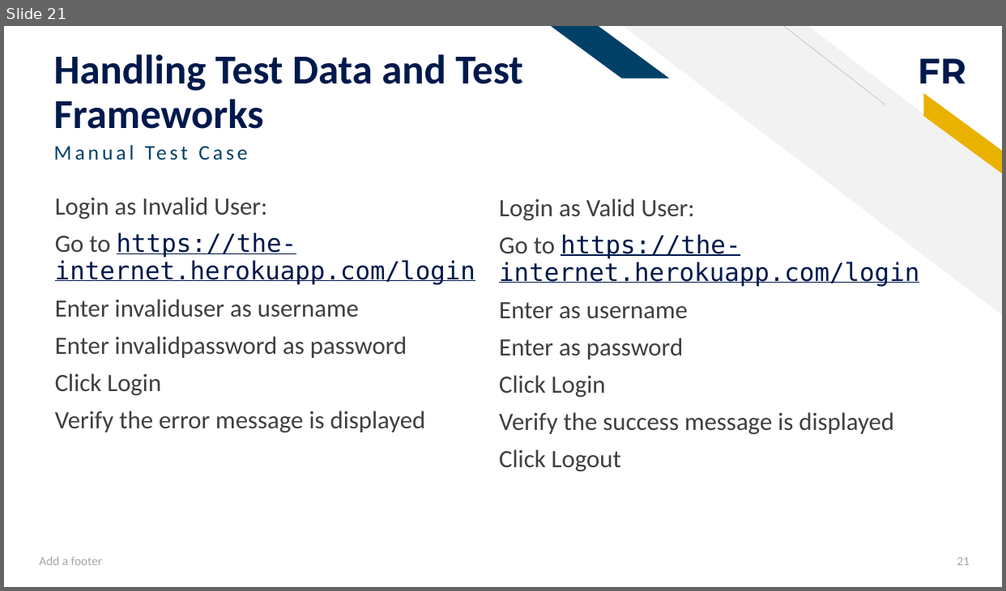
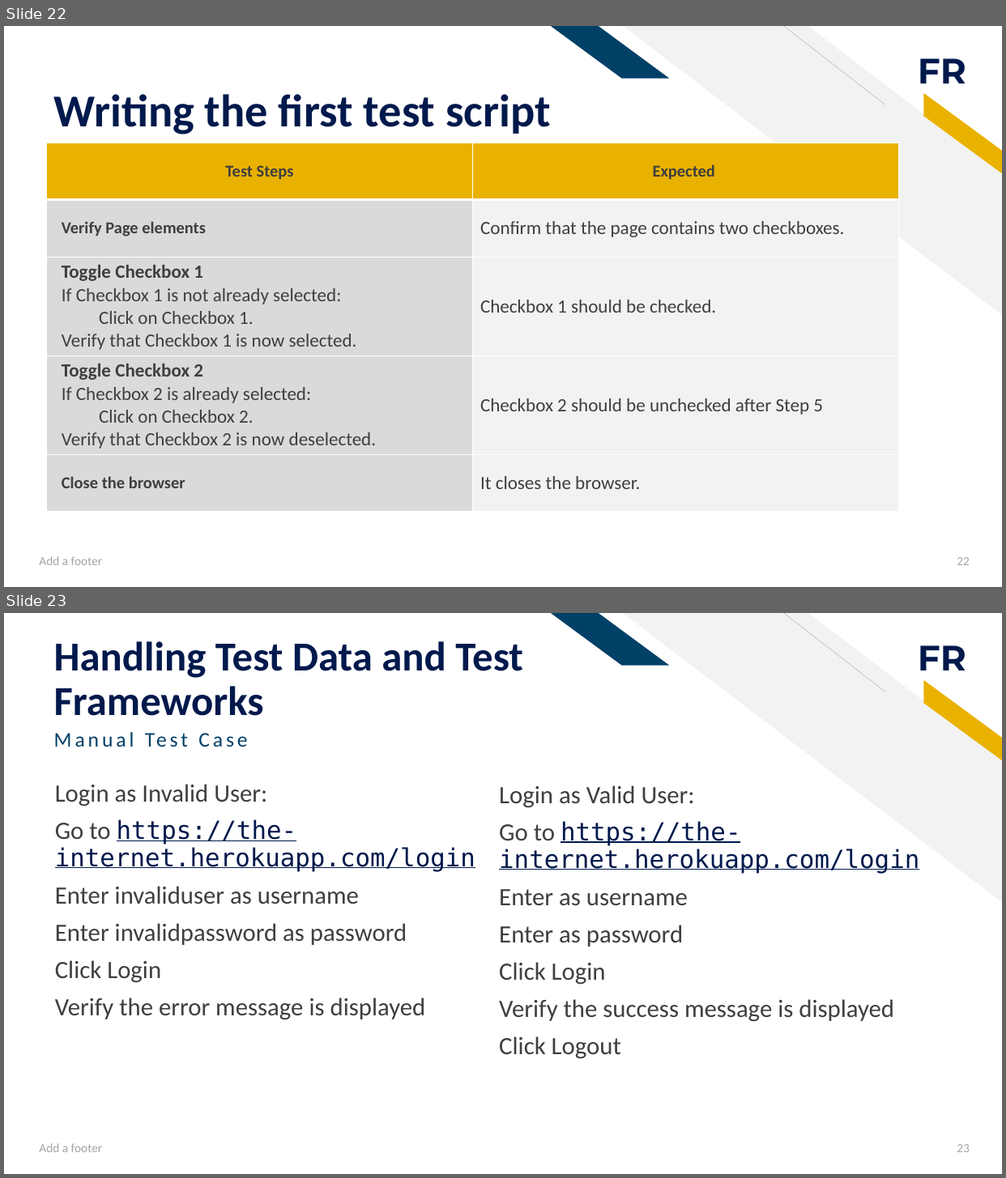
Before and after one commit to ivymorenomt/TestConferenceGuild, a slide deck: docs/From Manual to Automation.pptx. Shown one above the other, each under a label of ours: slide 21 before the commit, slides 22 and 23 after it. The pictures are 1006x591 and 1006x1178 pixels, drawn with LibreOffice and Linux fonts; fonts in the diff are those of the drawing. Boxes give left, top, right and bottom in pixels: in the first picture for what was removed or moved away, otherwise in the second. Text is boxed around its words. In the diff, an @@ line names an element or a change of style, - is before the commit and + after.

```diff
--- a/docs/From Manual to Automation.pptx
+++ b/docs/From Manual to Automation.pptx
@@ slide 22 added at box(4, 26, 1002, 587), background #FFFFFF; not listed: 5 template elements that a slide beside it also shows @@
@@ title added at box(54, 94, 551, 135), 44 pt, text #00194C, bold @@
+Writing the first test script
@@ table added at box(47, 143, 898, 509), 5 rows, 2 columns @@
+Test Steps | Expected
+Verify Page elements | Confirm that the page contains two checkboxes.
+Toggle Checkbox 1 / If Checkbox 1 is not already selected: / Click on Checkbox 1. / Verify that Checkbox 1 is now selected. | Checkbox 1 should be checked.
+Toggle Checkbox 2 / If Checkbox 2 is already selected: / Click on Checkbox 2. / Verify that Checkbox 2 is now deselected. | Checkbox 2 should be unchecked after Step 5
+Close the browser | It closes the browser.
@@ text added at box(39, 557, 103, 565), 12 pt, text #A5A5A5 @@
+Add a footer
@@ page number added at box(957, 557, 970, 565), 12 pt, text #A5A5A5 @@
+22
@@ what was slide 21 is now slide 23 @@
@@ page number at box(957, 1144, 970, 1152): text changed @@
-21
+23
```
Also in this commit, not shown: 15 slides changed, 9 other slides added, 2 slides removed, 4 other files.
